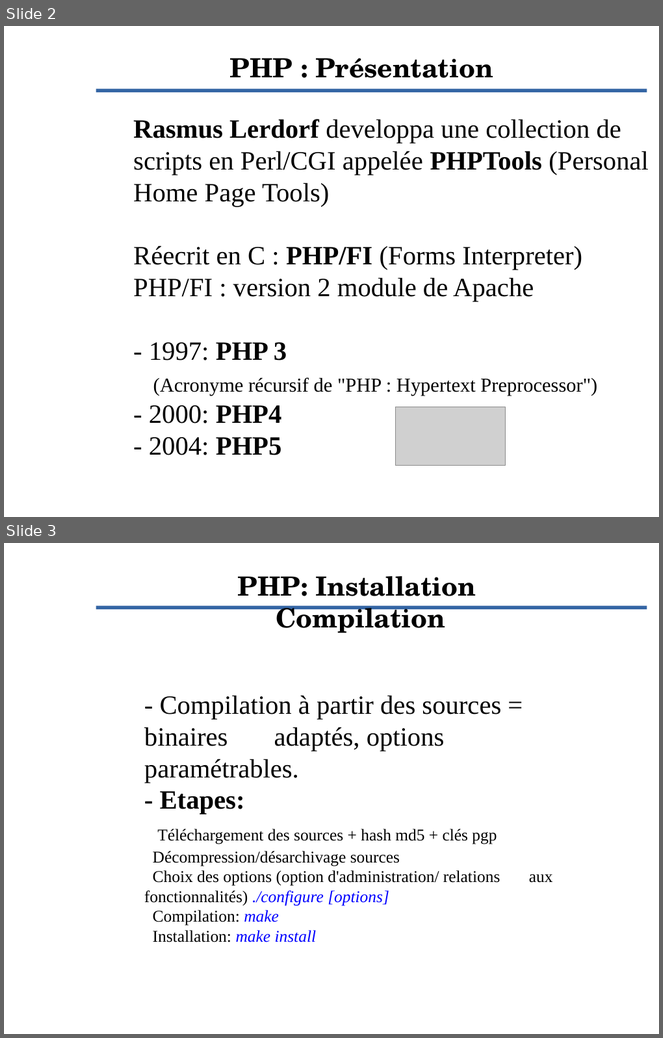
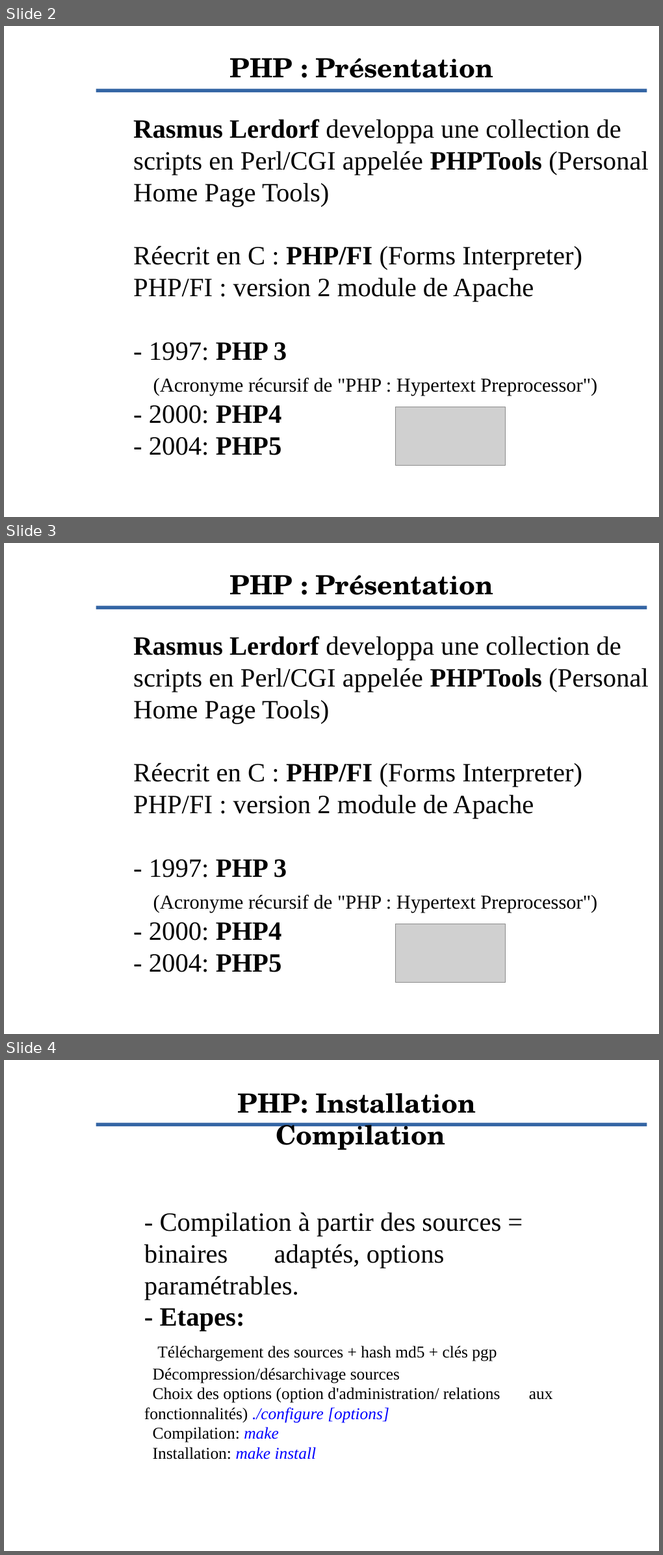
Before and after one commit to Evolix/evoformations, a slide deck: slides/php.odp. Shown one above the other, each under a label of ours: slides 2 and 3 before the commit, slides 2, 3 and 4 after it. The pictures are 663x1038 and 663x1555 pixels, drawn with LibreOffice and Linux fonts; fonts in the diff are those of the drawing; grey boxes stand for pictures; background and template pictures are left out. Boxes give left, top, right and bottom in pixels: in the first picture for what was removed or moved away, otherwise in the second. Text is boxed around its words. In the diff, an @@ line names an element or a change of style, - is before the commit and + after.

```diff
--- a/slides/php.odp
+++ b/slides/php.odp
@@ slide 3 added at bbox=[4, 543, 659, 1034], background picture (left out); not listed: 1 template element that a slide beside it also shows @@
@@ title added at bbox=[230, 575, 493, 595], 32 pt, text #000000, bold @@
+PHP : Présentation
@@ subtitle added at bbox=[133, 636, 648, 973], 32 pt, text #000000 @@
+Rasmus Lerdorf developpa une collection de scripts en Perl/CGI appelée PHPTools (Personal Home Page Tools)
+Réecrit en C : PHP/FI (Forms Interpreter)
+PHP/FI : version 2 module de Apache
+- 1997: PHP 3
+(Acronyme récursif de "PHP : Hypertext Preprocessor")
+- 2000: PHP4
+- 2004: PHP5
@@ picture added at bbox=[396, 924, 505, 982] @@
@@ what was slide 3 is now slide 4 @@
```
Also in this commit, not shown: 1 slide changed, 4 other files.
